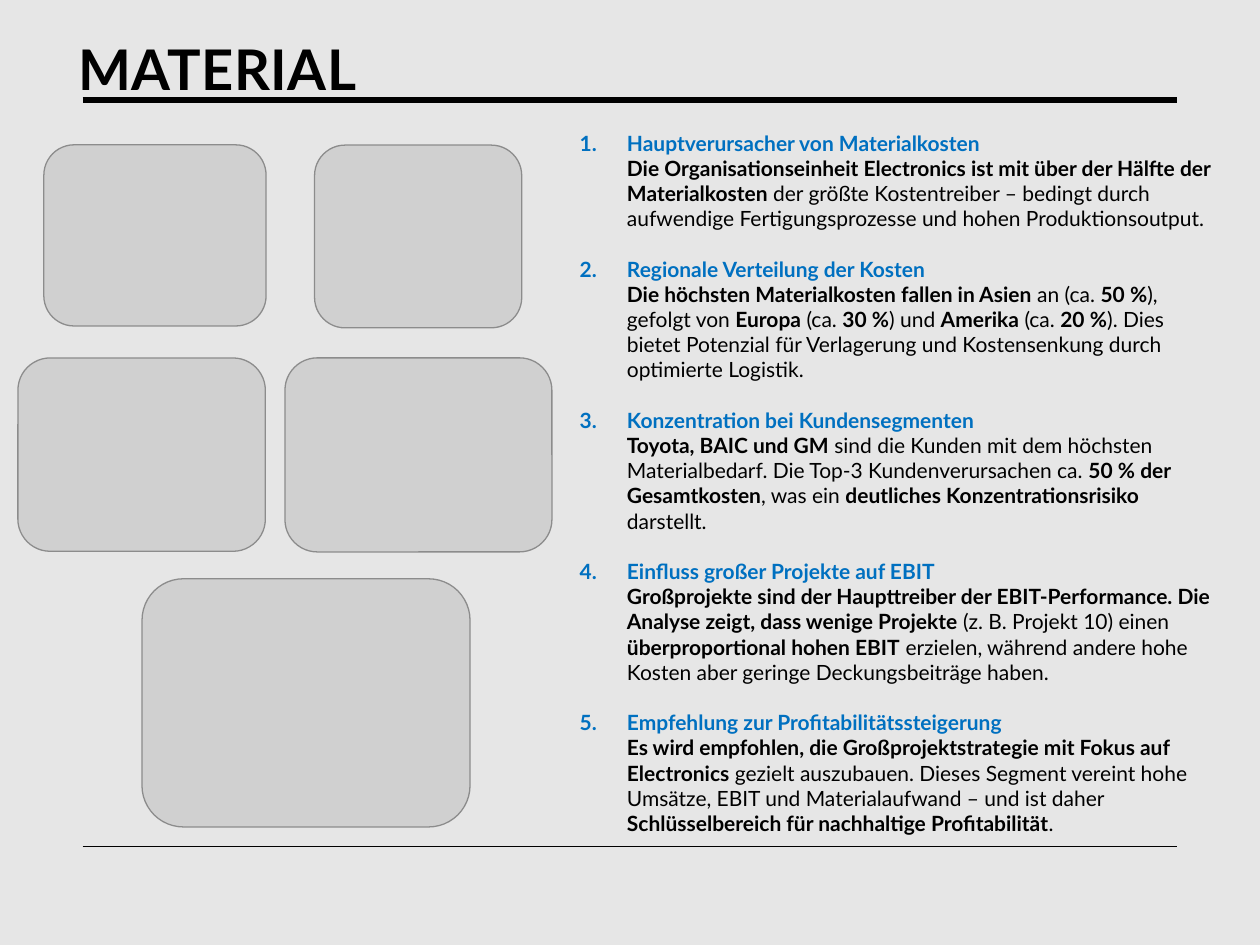
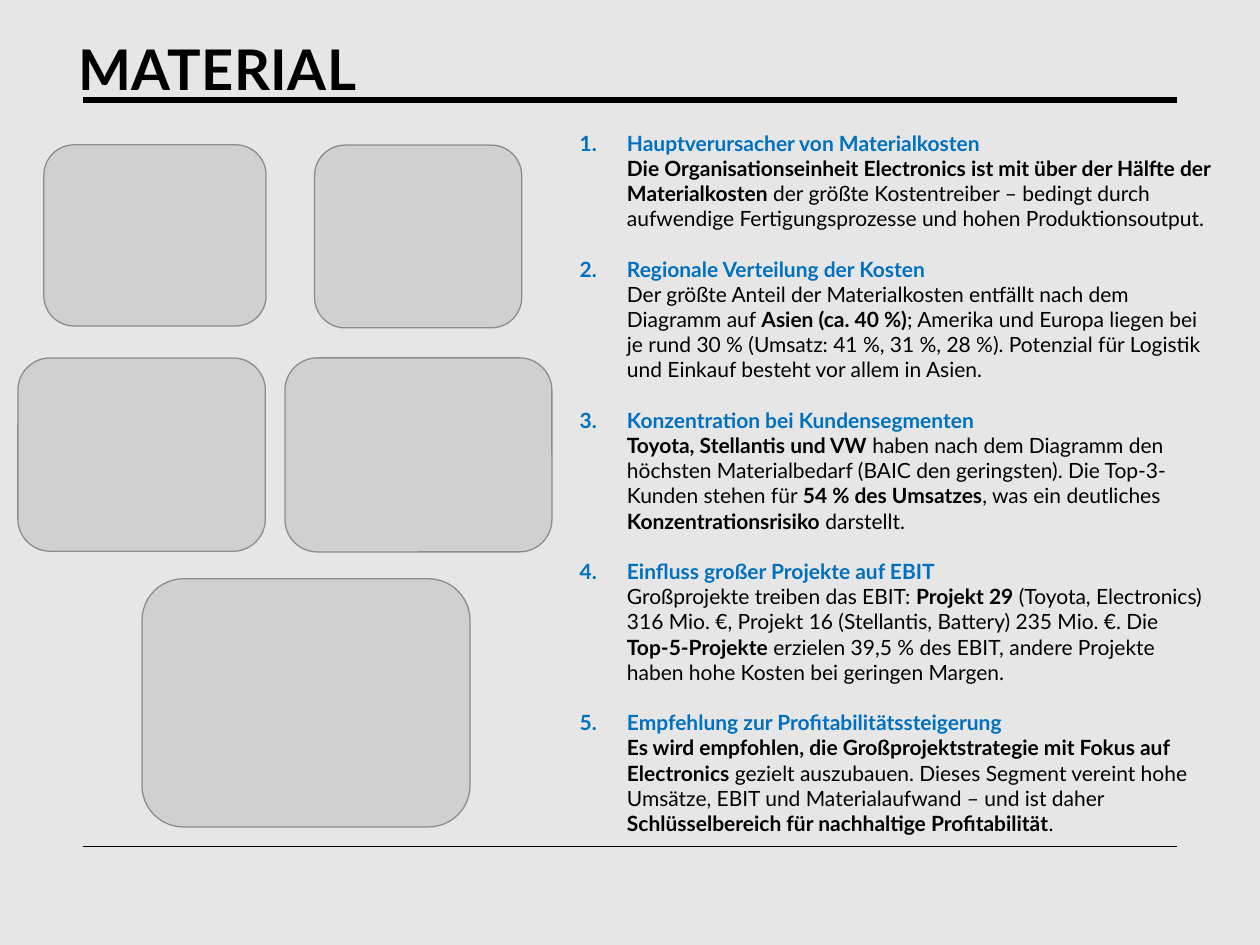
Before and after one commit to tngan7197/Portfolio, a slide deck: slide 4 of BIC_PowerPoint_StA.pptx. Drawn at 1260x945 pixels with LibreOffice and Linux fonts; fonts in the diff are those of the drawing; grey boxes stand for pictures. Boxes give left, top, right and bottom in pixels: in the first picture for what was removed or moved away, otherwise in the second. Text is boxed around its words. In the diff, an @@ line names an element or a change of style, - is before the commit and + after.

```diff
--- a/BIC_PowerPoint_StA.pptx
+++ b/BIC_PowerPoint_StA.pptx
@@ text at box(627, 261, 1202, 684): text changed; bold off @@
-2. Regionale Verteilung der Kosten
-   Die höchsten Materialkosten fallen in Asien an (ca. 50 %), gefolgt von Europa (ca. 30 %) und Amerika (ca. 20 %). Dies bietet Potenzial für Verlagerung und Kostensenkung durch optimierte Logistik.
-3. Konzentration bei Kundensegmenten
-   Toyota, BAIC und GM sind die Kunden mit dem höchsten Materialbedarf. Die Top-3 Kundenverursachen ca. 50 % der Gesamtkosten, was ein deutliches Konzentrationsrisiko darstellt.
-4. Einfluss großer Projekte auf EBIT
-   Großprojekte sind der Haupttreiber der EBIT-Performance. Die Analyse zeigt, dass wenige Projekte (z. B. Projekt 10) einen überproportional hohen EBIT erzielen, während andere hohe Kosten aber geringe Deckungsbeiträge haben.
+2. Regionale Verteilung der Kosten
+   Der größte Anteil der Materialkosten entfällt nach dem Diagramm auf Asien (ca. 40 %); Amerika und Europa liegen bei je rund 30 % (Umsatz: 41 %, 31 %, 28 %). Potenzial für Logistik und Einkauf besteht vor allem in Asien.
+3. Konzentration bei Kundensegmenten
+   Toyota, Stellantis und VW haben nach dem Diagramm den höchsten Materialbedarf (BAIC den geringsten). Die Top-3-Kunden stehen für 54 % des Umsatzes, was ein deutliches Konzentrationsrisiko darstellt.
+4. Einfluss großer Projekte auf EBIT
+   Großprojekte treiben das EBIT: Projekt 29 (Toyota, Electronics) 316 Mio. €, Projekt 16 (Stellantis, Battery) 235 Mio. €. Die Top-5-Projekte erzielen 39,5 % des EBIT, andere Projekte haben hohe Kosten bei geringen Margen.
```
Also in this commit, not shown: 12 other slides changed, 1 slide added, 3 other files.
